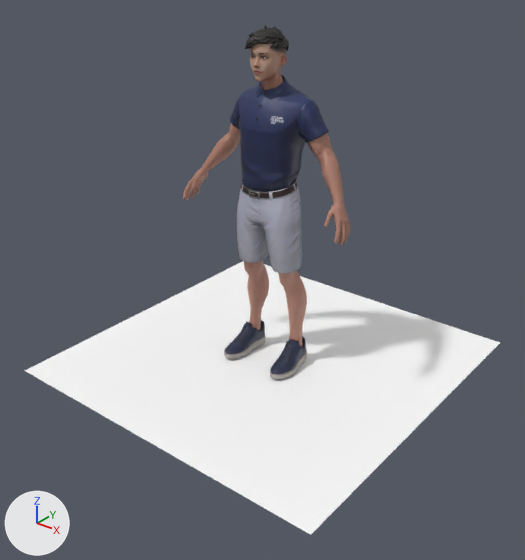
One commit to the FBX model ankle/supination_demo.fbx: the scene before it, then after it.
One viewpoint serves both versions: a 50 mm camera at (2.26, -2.9, 2.28) aimed at (0.07, -0.16, 0.58). Arrows for +X, +Y and +Z are at lower left; the lights stay in place. Where no turn or scale is listed for an object, it has been applied to the vertices.

Objects in the first picture: 'Plane', 'Wolf3D_Body', 'Wolf3D_Hair', 'Wolf3D_Head', 'Wolf3D_Outfit_Bottom', 'Wolf3D_Outfit_Footwear', 'Wolf3D_Outfit_Top'.
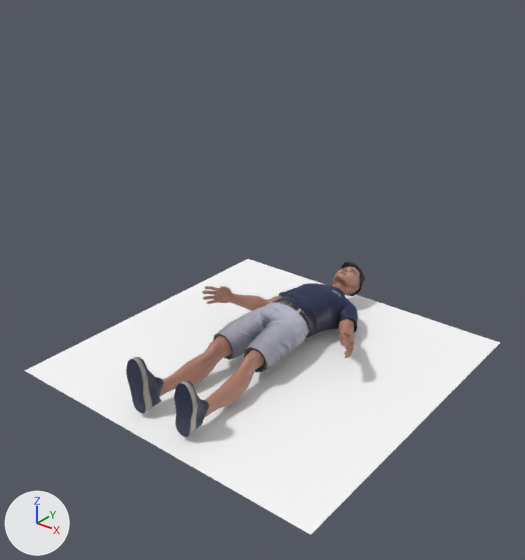
Patch to the scene script:
```diff
--- a/ankle/supination_demo.fbx.py
+++ b/ankle/supination_demo.fbx.py
@@ ob_wolf3d_body @@
 ob_wolf3d_body = bpy.data.objects.new('Wolf3D_Body', me_scene_002)
-ob_wolf3d_body.location = (0.0, 0.0, 0.0)
+ob_wolf3d_body.location = (0.0, -0.9, 0.15)
+ob_wolf3d_body.rotation_euler = (-1.571, 0.0000542, -0.0000508)  # degrees (-90, 0, -0)
@@ ob_wolf3d_outfit_bottom @@
 ob_wolf3d_outfit_bottom = bpy.data.objects.new('Wolf3D_Outfit_Bottom', me_scene_005)
-ob_wolf3d_outfit_bottom.location = (0.0, 0.0, 0.0)
+ob_wolf3d_outfit_bottom.location = (0.0, -0.9, 0.15)
+ob_wolf3d_outfit_bottom.rotation_euler = (-1.571, 0.0000542, -0.0000508)  # degrees (-90, 0, -0)
@@ ob_wolf3d_outfit_footwear @@
 ob_wolf3d_outfit_footwear = bpy.data.objects.new('Wolf3D_Outfit_Footwear', me_scene_006)
-ob_wolf3d_outfit_footwear.location = (0.0, 0.0, 0.0)
+ob_wolf3d_outfit_footwear.location = (0.0, -0.9, 0.15)
+ob_wolf3d_outfit_footwear.rotation_euler = (-1.571, 0.0000542, -0.0000508)  # degrees (-90, 0, -0)
@@ ob_wolf3d_head @@
 ob_wolf3d_head = bpy.data.objects.new('Wolf3D_Head', me_scene_004)
-ob_wolf3d_head.location = (0.0, 0.0, 0.0)
+ob_wolf3d_head.location = (0.0, -0.9, 0.15)
+ob_wolf3d_head.rotation_euler = (-1.571, 0.0000542, -0.0000508)  # degrees (-90, 0, -0)
@@ ob_wolf3d_outfit_top @@
 ob_wolf3d_outfit_top = bpy.data.objects.new('Wolf3D_Outfit_Top', me_scene_007)
-ob_wolf3d_outfit_top.location = (0.0, 0.0, 0.0)
+ob_wolf3d_outfit_top.location = (0.0, -0.9, 0.15)
+ob_wolf3d_outfit_top.rotation_euler = (-1.571, 0.0000542, -0.0000508)  # degrees (-90, 0, -0)
@@ ob_wolf3d_hair @@
 ob_wolf3d_hair = bpy.data.objects.new('Wolf3D_Hair', me_scene_003)
-ob_wolf3d_hair.location = (0.0, 0.0, 0.0)
+ob_wolf3d_hair.location = (0.0, -0.9, 0.15)
+ob_wolf3d_hair.rotation_euler = (-1.571, 0.0000542, -0.0000508)  # degrees (-90, 0, -0)
```

Pixel boxes (x1, y1, x2, y2) of what changed, in the pictures (525 x 560 px):
'Wolf3D_Outfit_Top', moved, turned
    before: (230, 75, 329, 192)
    after: (277, 283, 358, 338)
'Wolf3D_Body', moved, turned
    before: (183, 123, 350, 347)
    after: (160, 286, 356, 418)
'Wolf3D_Outfit_Bottom', moved, turned
    before: (237, 179, 302, 274)
    after: (213, 300, 310, 372)
'Wolf3D_Outfit_Footwear', moved, turned
    before: (224, 320, 307, 380)
    after: (126, 357, 209, 437)
'Wolf3D_Head', moved, turned
    before: (250, 42, 287, 90)
    after: (332, 266, 361, 295)
'Wolf3D_Hair', moved, turned
    before: (245, 25, 289, 51)
    after: (341, 262, 365, 296)
